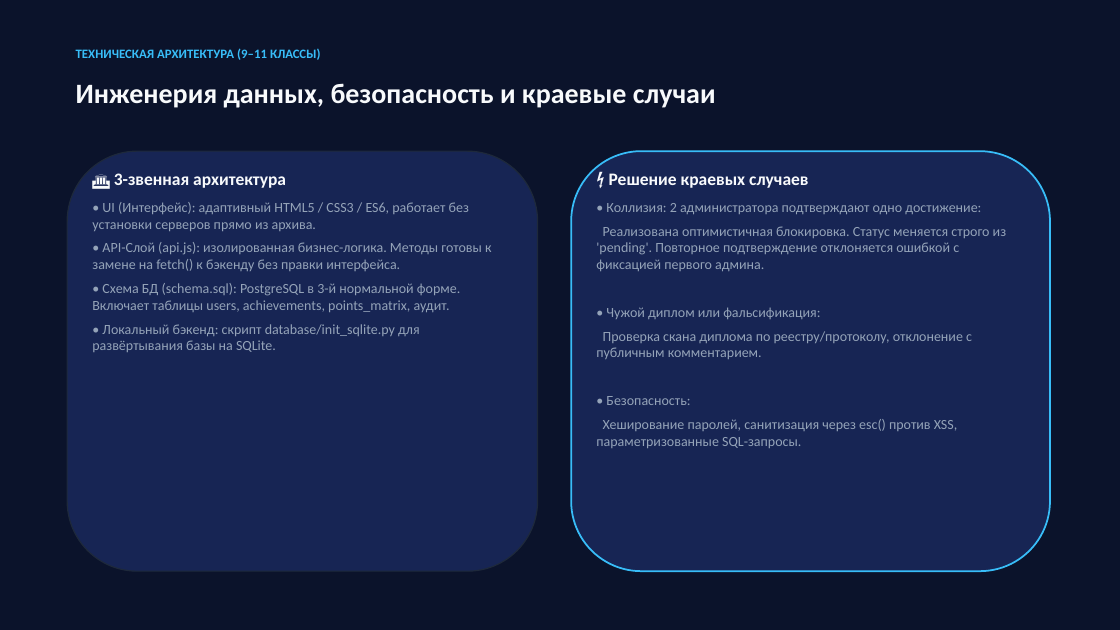
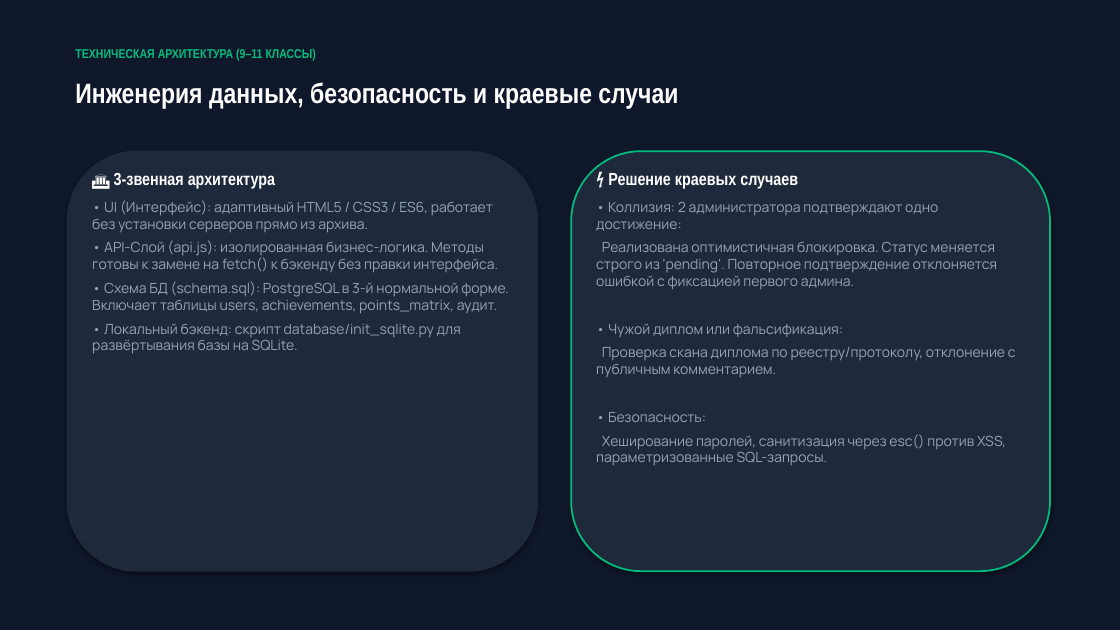
Before and after one commit to railgum24-cmd/Hobbits, a slide deck: slide 4 of presentation/Портал_достижений_лицея_9-11_класс.pptx. Drawn at 1120x630 pixels with LibreOffice and Linux fonts; fonts in the diff are those of the drawing. Boxes give left, top, right and bottom in pixels: in the first picture for what was removed or moved away, otherwise in the second. Text is boxed around its words. In the diff, an @@ line names an element or a change of style, - is before the commit and + after.

```diff
--- a/presentation/Портал_достижений_лицея_9-11_класс.pptx
+++ b/presentation/Портал_достижений_лицея_9-11_класс.pptx
@@ rectangle at (0,0,1120,630): fill #0B132B to #0F172A; shadow on @@
@@ text "ТЕХНИЧЕСКАЯ АРХИТЕКТУРА (9–11 КЛАССЫ)" at (75,48,316,61): font Calibri to Arial Narrow, text colour #38BDF8 to #00BD7D @@
@@ text "Инженерия данных, безопасность и краевые ..." at (75,82,678,109): font Calibri to Arial Narrow, text colour #F8FAFC to #FFFFFF @@
@@ rounded rectangle at (67,151,538,571): fill #172554 to #1E293B; shadow on @@
@@ text "🏛 3-звенная архитектура" at (92,172,509,354): font Calibri to Arial Narrow, text colour #F8FAFC to #FFFFFF in "🏛 3-звенная архитектура"; font Calibri to Manrope @@
@@ rounded rectangle at (571,151,1050,571): fill #172554 to #1E293B; outline #38BDF8 1.5 pt to #00BD7D 1.5 pt; shadow on @@
@@ text "⚡ Решение краевых случаев" at (596,173,1016,465): font Calibri to Arial Narrow, text colour #F8FAFC to #FFFFFF in "⚡ Решение краевых случаев"; font Calibri to Manrope @@
```
Also in this commit, not shown: 7 other slides changed, 39 other files.
